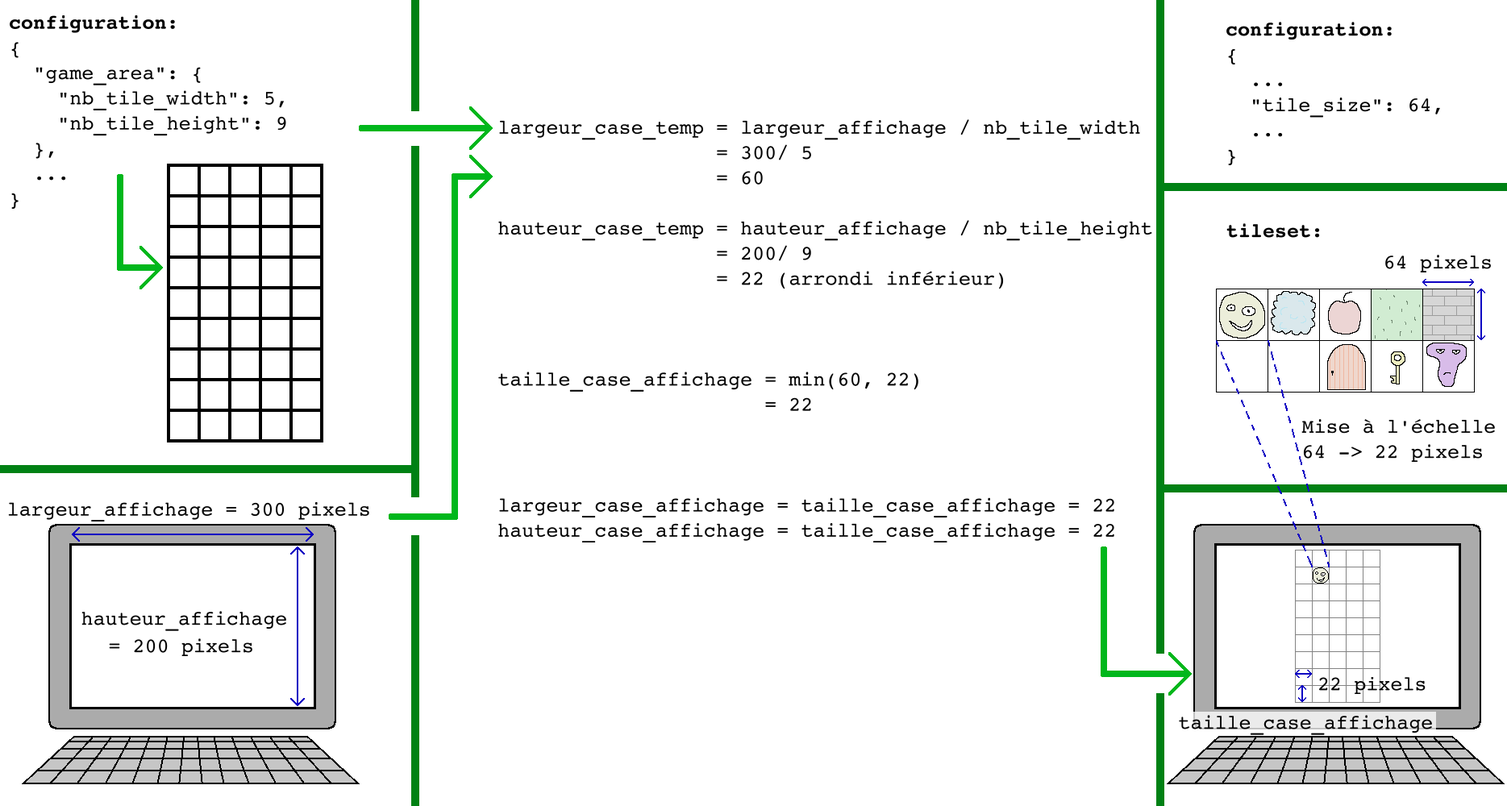
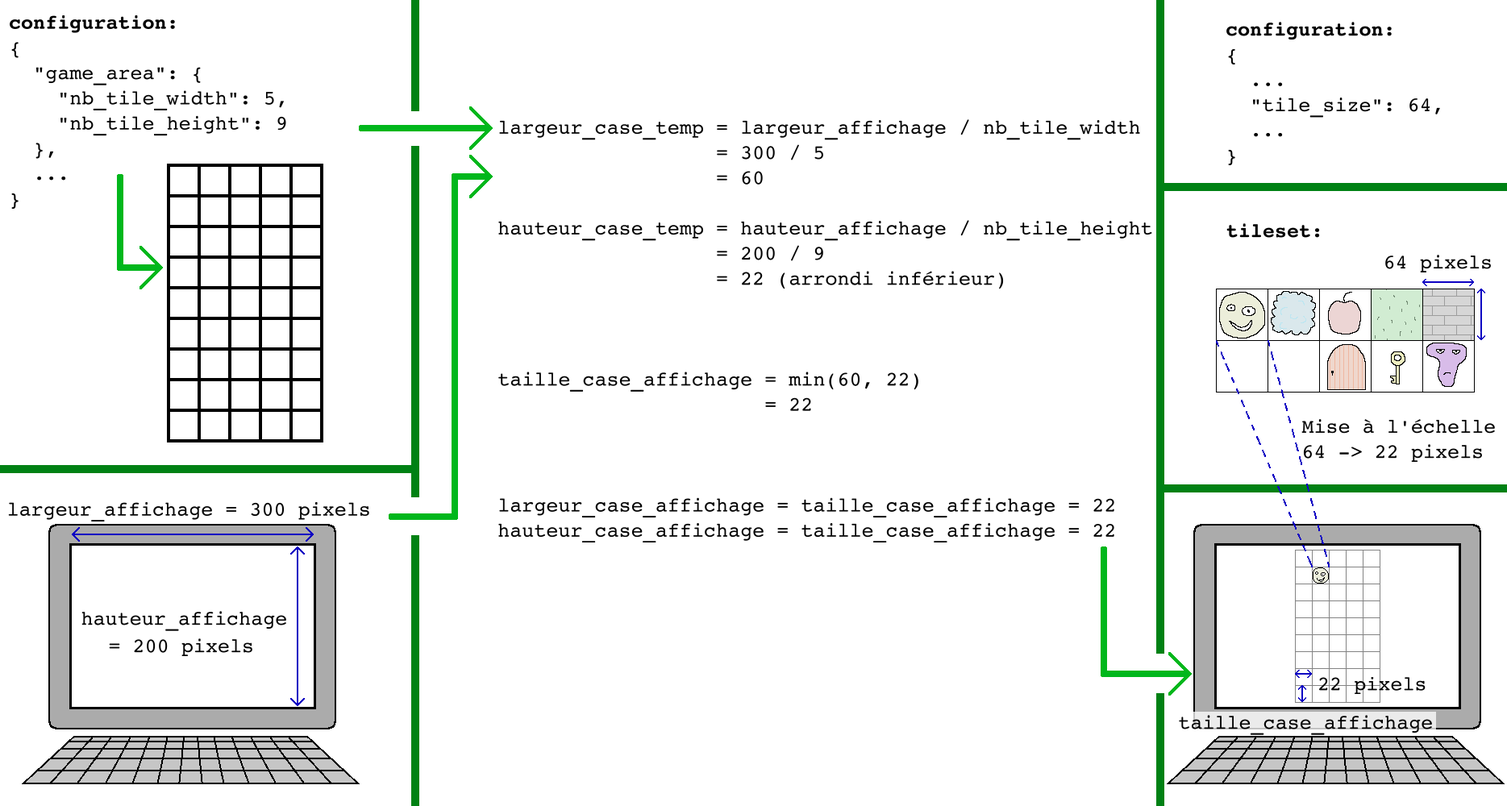
Before/after of a 1507×806 layered artwork. What changed in the layer stack:
painted on "Calque de dessin 2" over [779, 144, 824, 262]
painted on "Calque de dessin 1" over [779, 144, 824, 262]
